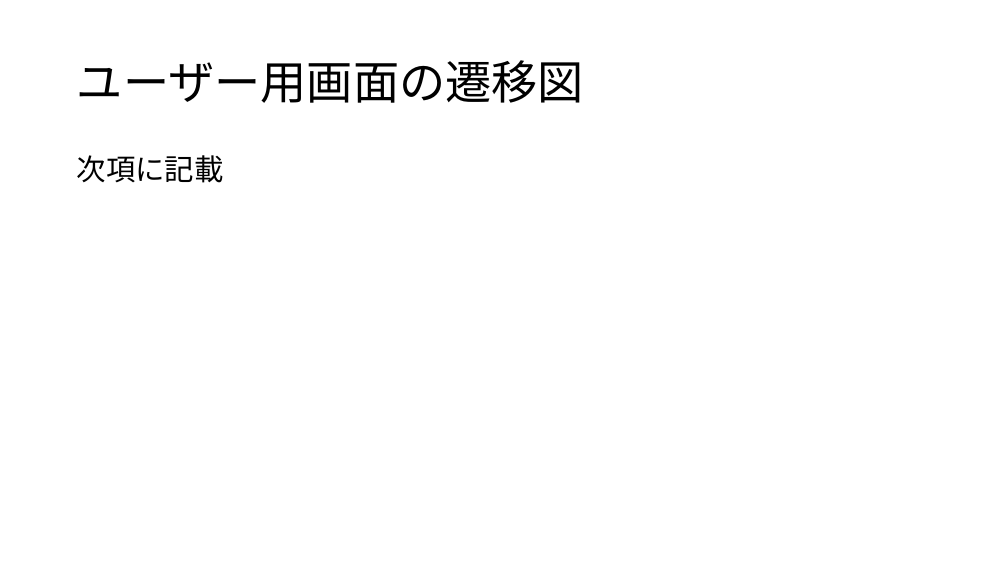
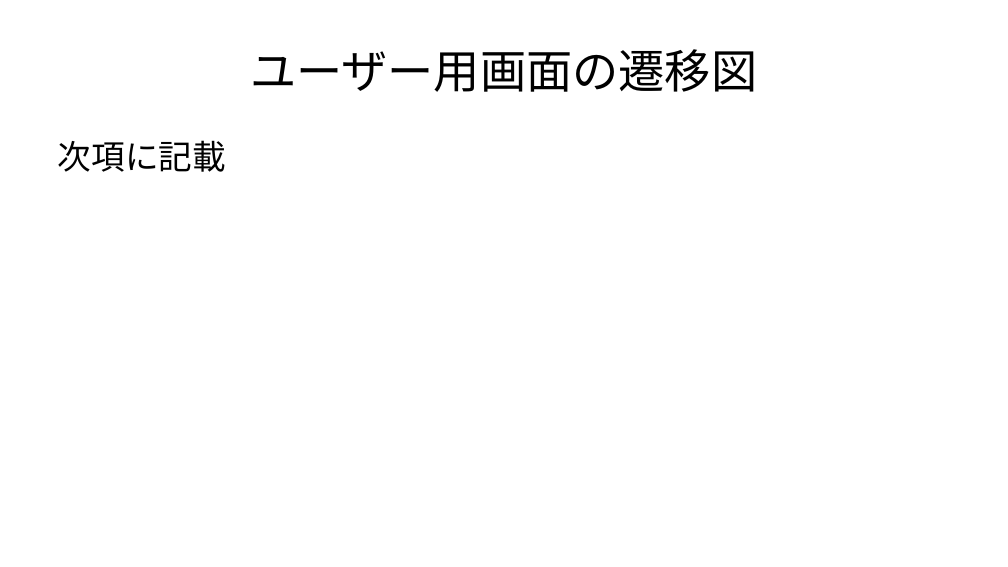
Before and after one commit to badapple330/openconnect, a slide deck: slide 5 of [Architect]/201612-nadeshiko-phase1/00.事前調査/nadeshiko ギャップ分析.pptx. Drawn at 1008x567 pixels with LibreOffice and Linux fonts; fonts in the diff are those of the drawing. Boxes give left, top, right and bottom in pixels: in the first picture for what was removed or moved away, otherwise in the second. Text is boxed around its words. In the diff, an @@ line names an element or a change of style, - is before the commit and + after.

```diff
--- a/[Architect]/201612-nadeshiko-phase1/00.事前調査/nadeshiko ギャップ分析.pptx
+++ b/[Architect]/201612-nadeshiko-phase1/00.事前調査/nadeshiko ギャップ分析.pptx
@@ title "ユーザー用画面の遷移図": place and size @@
-title "ユーザー用画面の遷移図" at [77, 60, 584, 103]
+title "ユーザー用画面の遷移図" at [250, 49, 757, 92]
@@ title "ユーザー用画面の遷移図" at [250, 49, 757, 92]: font Calibri to Arial; alignment left to centre; line spacing 0.9 to 1 @@
@@ text "次項に記載": place and size @@
-text "次項に記載" at [77, 155, 224, 183]
+text "次項に記載" at [58, 140, 226, 172]
@@ text "次項に記載" at [58, 140, 226, 172]: size 28 to 32 pt, font Calibri to Arial; line spacing 0.9 to 1; less space between paragraphs @@
```
Also in this commit, not shown: 10 other slides changed, 1 slide added, 1 slide removed.
